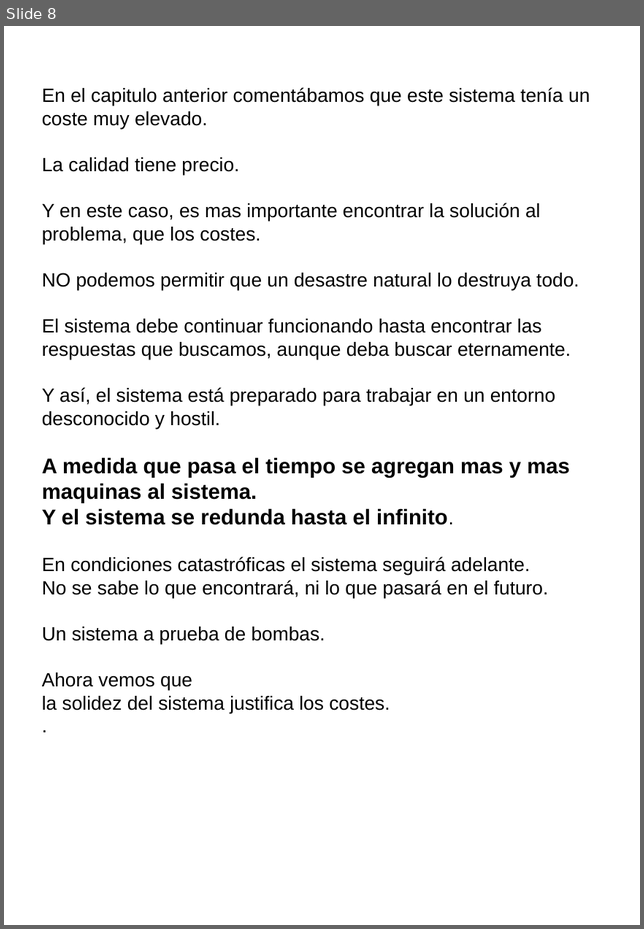
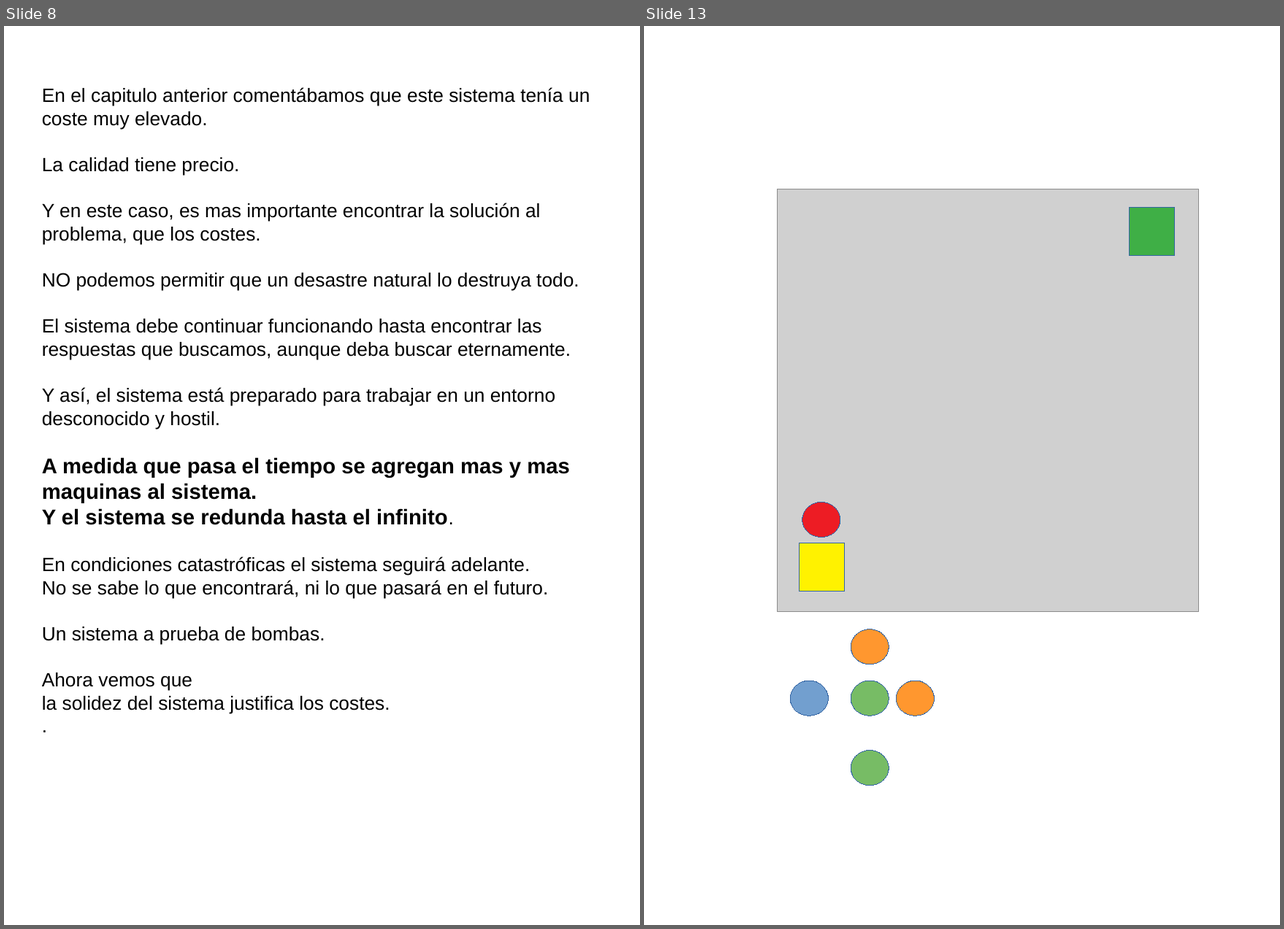
Before and after one commit to fabhrius/La-Cosa, a slide deck: capitulos/9 - Redundancia/cap3 - Redundancia.odp. Shown side by side, each under a label of ours: slide 8 before the commit, slides 8 and 13 after it; the slides between them are not shown. The pictures are 644x929 and 1284x929 pixels, drawn with LibreOffice and Linux fonts; fonts in the diff are those of the drawing; grey boxes stand for pictures. Boxes give left, top, right and bottom in pixels: in the first picture for what was removed or moved away, otherwise in the second. Text is boxed around its words. In the diff, an @@ line names an element or a change of style, - is before the commit and + after.

```diff
--- a/capitulos/9 - Redundancia/cap3 - Redundancia.odp
+++ b/capitulos/9 - Redundancia/cap3 - Redundancia.odp
@@ slide 13 added at (644, 26, 1280, 925), background #FFFFFF @@
@@ picture added at (777, 189, 1198, 611) @@
@@ rectangle added at (1129, 208, 1175, 256), fill #3FAF46, outline #3465A4 0 pt @@
@@ ellipse added at (802, 502, 840, 537), fill #ED1C24, outline #3465A4 0 pt @@
@@ rectangle added at (799, 544, 845, 592), fill #FFF200, outline #3465A4 0 pt @@
@@ ellipse added at (851, 629, 889, 664), fill #FF972F, outline #3465A4 0 pt @@
@@ ellipse added at (790, 680, 828, 716), fill #729FCF, outline #3465A4 0 pt @@
@@ ellipse added at (851, 680, 889, 716), fill #77BC65, outline #3465A4 0 pt @@
@@ ellipse added at (896, 680, 934, 716), fill #FF972F, outline #3465A4 0 pt @@
@@ ellipse added at (851, 750, 889, 786), fill #77BC65, outline #3465A4 0 pt @@
```
Also in this commit, not shown: 5 other slides added, 1 other file.
